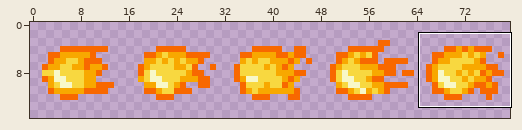
File history of a sprite sheet, ftl/resources/firebolt.png. Above, an overview of the earlier version with the close-up marked.
Close-up. Before the edit:
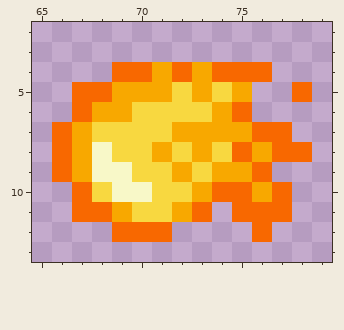
The file is 80x16 pixels. Shown: x 65..79, y 2..13. The commit also changed other parts of the picture, which this record leaves out.
After:
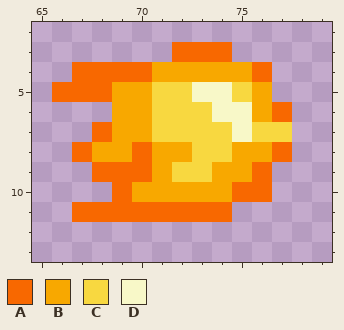
Palette (. is transparent): A #f86800  B #f8a800  C #f8d840  D #f8f8c8
Change:
Changed rows in their new state; - is an unchanged pixel.
first column x 66:
 3 ------AAA----
 4 -AA---B-BB---
 5 A----C-DDCB-.
 6 -..-B---DDBA-
 7 ..ABB-CCCDCC-
 8 .ABBA-BC-B--.
 9 ..AAABC------
10 -..ABBB-B-A.-
11 ---AAAA-A...-
12 ---...----.--
Where, in picture pixels (left, top, right, bottom), the same in both close-ups:
changed: (52, 42, 312, 242)
